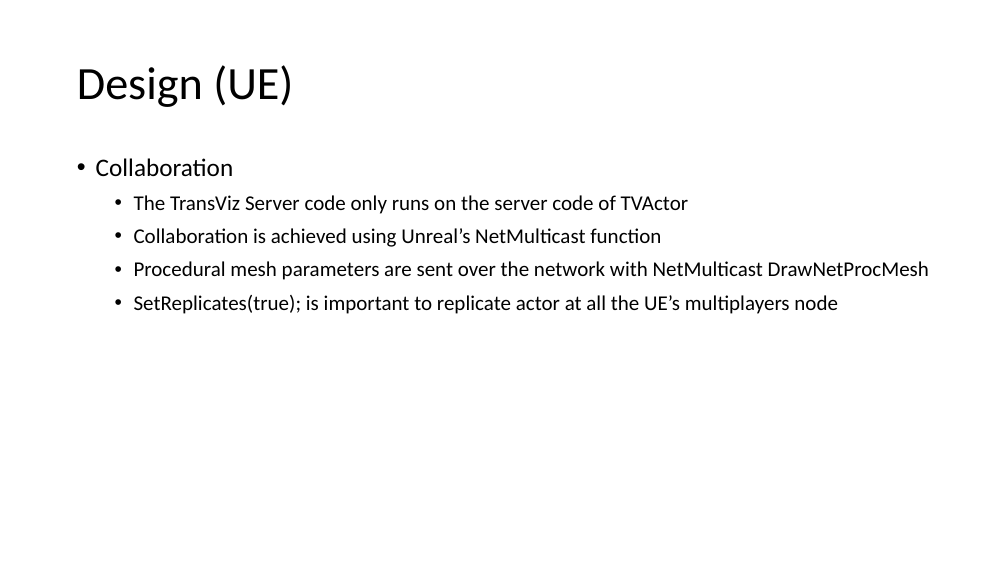
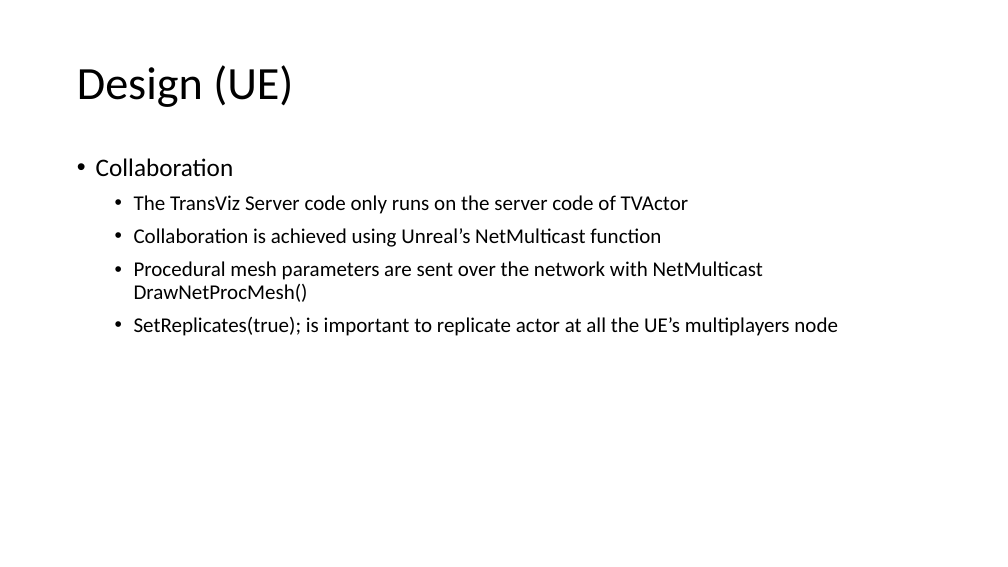
Before and after one commit to hacknaman/glStream, a slide deck: slide 7 of doc/UE/TransVizUE.pptx. Drawn at 1008x567 pixels with LibreOffice and Linux fonts; fonts in the diff are those of the drawing. Boxes give left, top, right and bottom in pixels: in the first picture for what was removed or moved away, otherwise in the second. Text is boxed around its words. In the diff, an @@ line names an element or a change of style, - is before the commit and + after.

```diff
--- a/doc/UE/TransVizUE.pptx
+++ b/doc/UE/TransVizUE.pptx
@@ text at box(134, 261, 763, 302): text changed @@
-    • Procedural mesh parameters are sent over the network with NetMulticast DrawNetProcMesh
+    • Procedural mesh parameters are sent over the network with NetMulticast DrawNetProcMesh()
```
Also in this commit, not shown: 3 other slides changed.
